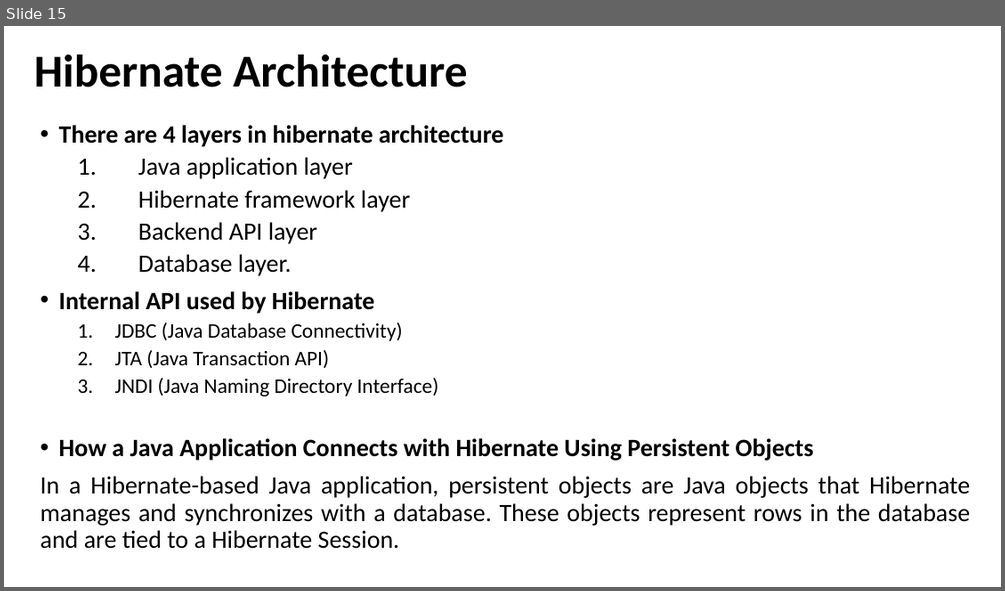
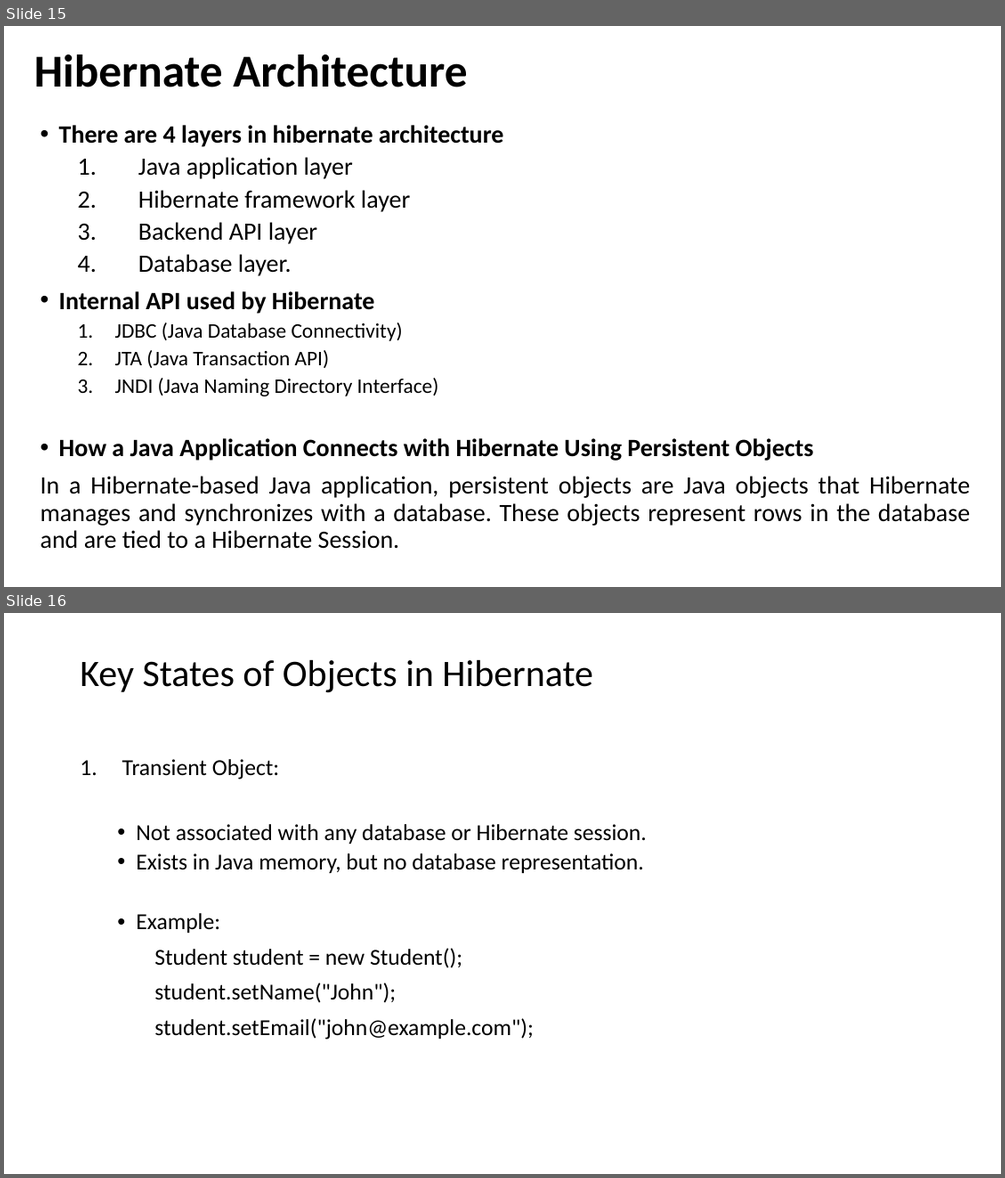
Before and after one commit to ProgrammingStairs/advancejava330, a slide deck: PPT1.pptx. Shown one above the other, each under a label of ours: slide 15 before the commit, slides 15 and 16 after it. The pictures are 1005x591 and 1005x1178 pixels, drawn with LibreOffice and Linux fonts; fonts in the diff are those of the drawing. Boxes give left, top, right and bottom in pixels: in the first picture for what was removed or moved away, otherwise in the second. Text is boxed around its words. In the diff, an @@ line names an element or a change of style, - is before the commit and + after.

```diff
--- a/PPT1.pptx
+++ b/PPT1.pptx
@@ slide 16 added at [4, 613, 1001, 1174], background #FFFFFF @@
@@ title added at [80, 660, 593, 693], 36 pt, text #000000 @@
+Key States of Objects in Hibernate
@@ text added at [122, 759, 647, 1039], 22 pt, text #000000 @@
+1. Transient Object:
+  • Not associated with any database or Hibernate session.
+  • Exists in Java memory, but no database representation.
+  • Example:
+Student student = new Student();
+student.setName("John");
+student.setEmail("john@example.com");
```
Also in this commit, not shown: 21 other slides added.
